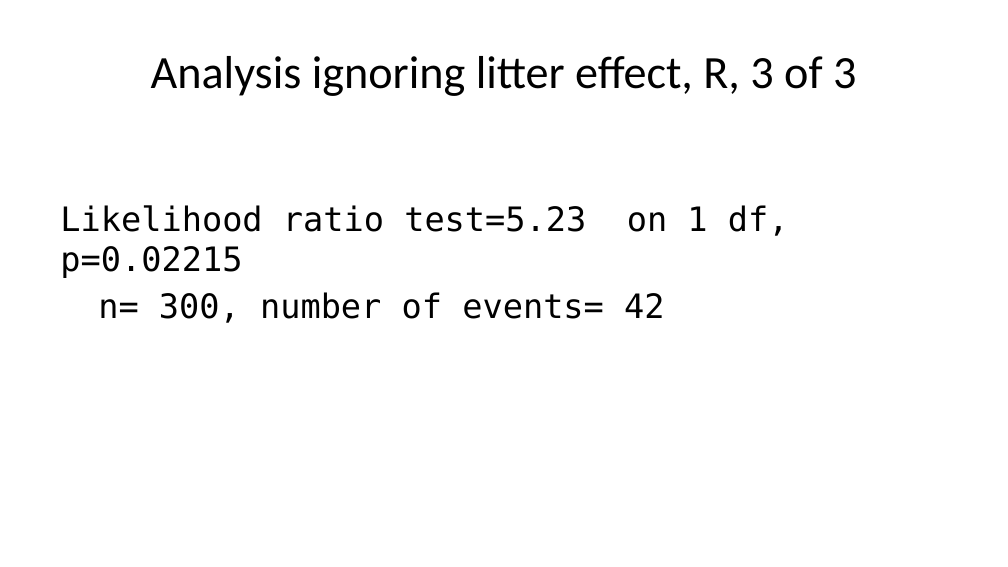
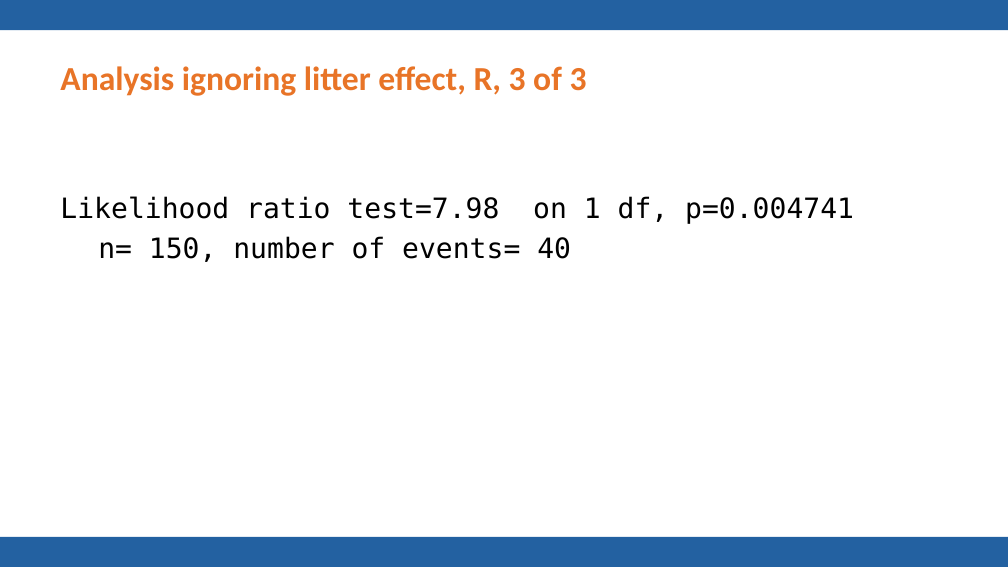
Before and after one commit to pmean/talks, a slide deck: slide 32 of frailty/frailty.pptx (slide 40 before the commit). Drawn at 1008x567 pixels with LibreOffice and Linux fonts; fonts in the diff are those of the drawing; background and template pictures are left out. Boxes give left, top, right and bottom in pixels: in the first picture for what was removed or moved away, otherwise in the second. Text is boxed around its words. In the diff, an @@ line names an element or a change of style, - is before the commit and + after.

```diff
--- a/frailty/frailty.pptx
+++ b/frailty/frailty.pptx
@@ rectangle added at (0, 0, 1008, 30), fill #2361A1 @@
@@ title "Analysis ignoring litter effect, R, ..." at (60, 66, 587, 96): size 33 to 24 pt, text colour #000000 to #E87427, bold on; alignment centre to left @@
@@ text at (60, 196, 854, 262): text changed; size 24 to 20 pt @@
-Likelihood ratio test=5.23 on 1 df, p=0.02215
-n= 300, number of events= 42
+Likelihood ratio test=7.98 on 1 df, p=0.004741
+n= 150, number of events= 40
@@ rectangle added at (0, 537, 1008, 567), fill #2361A1 @@
```
Also in this commit, not shown: 48 other slides changed, 6 slides added, 1 slide removed, 2 other files.
